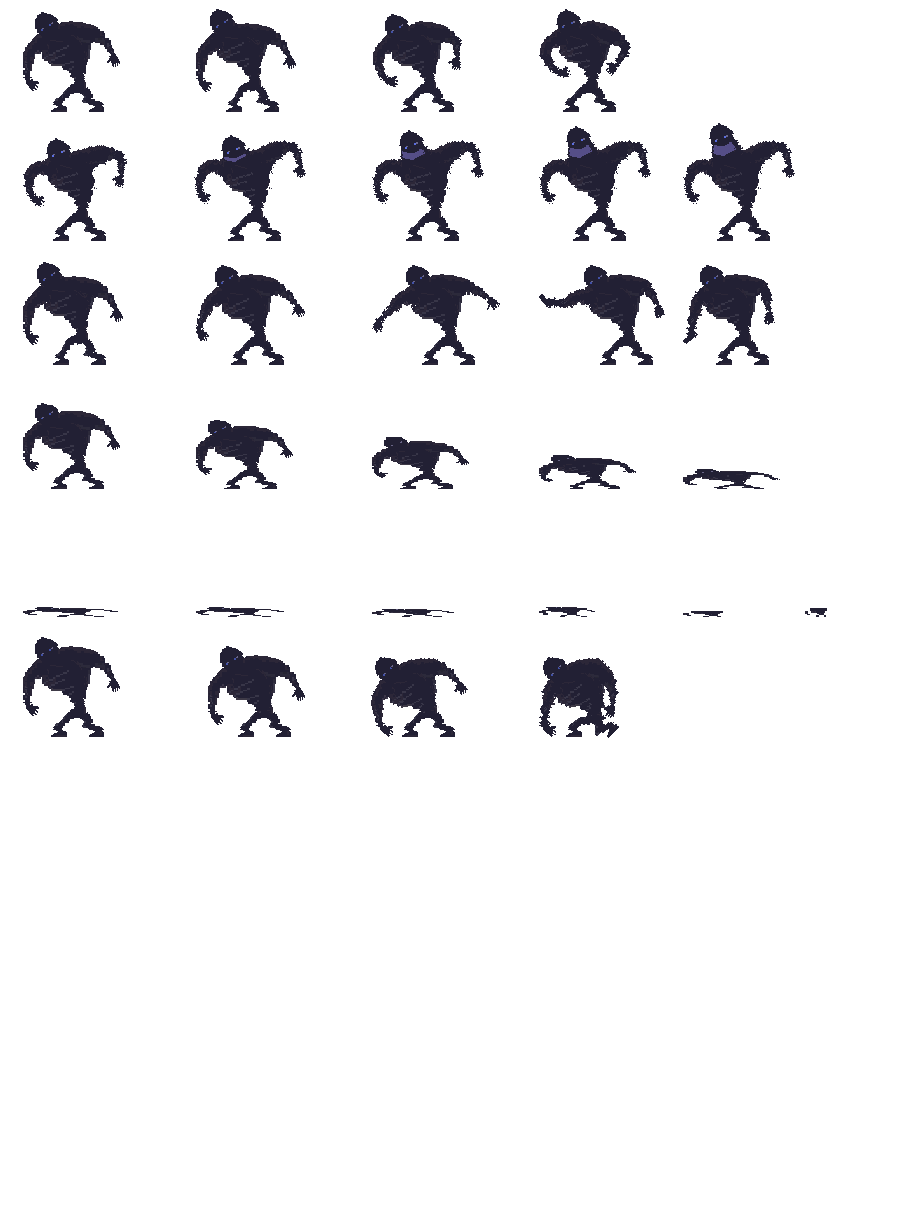
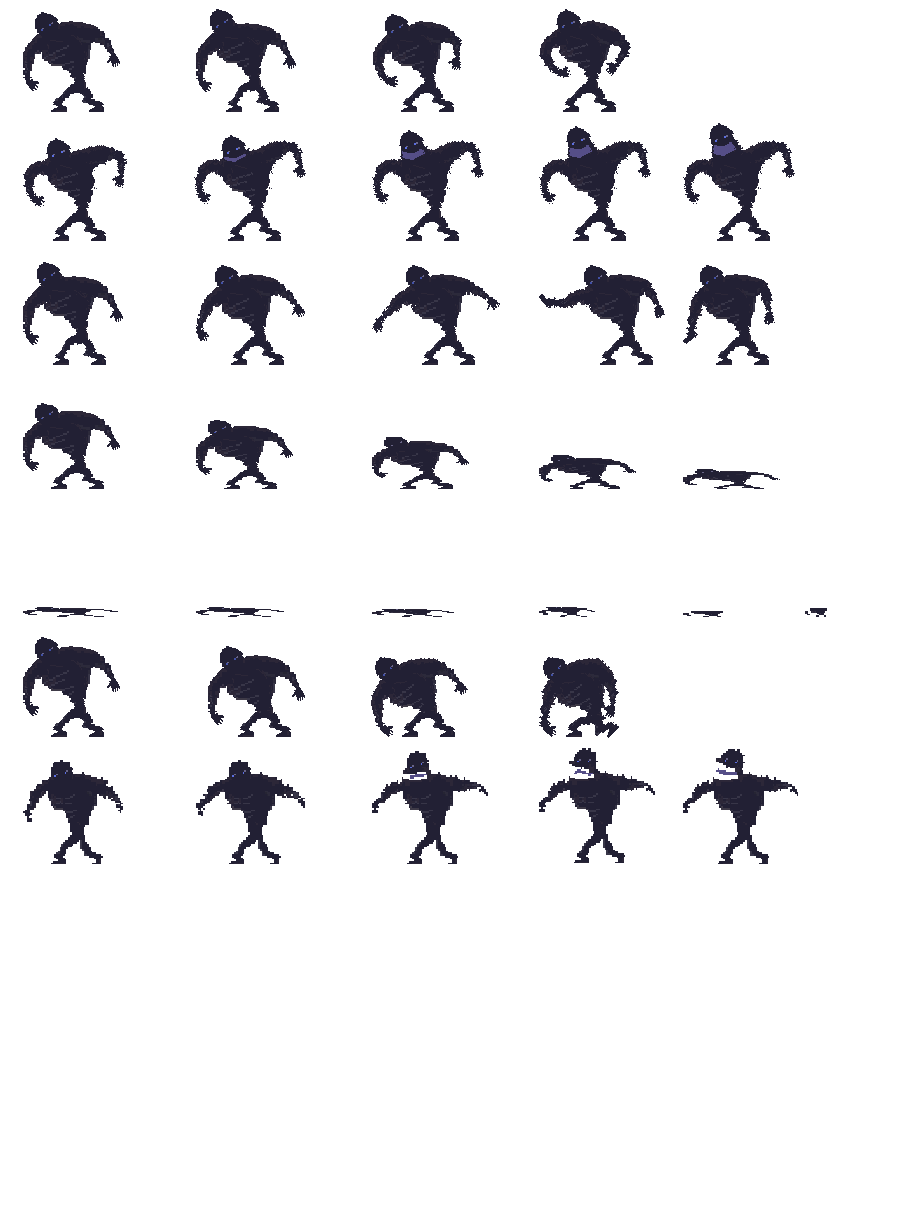
Layers edited between the first and the second 915x1225 image:
added layer "RoarAttack" above "OnOneKnee" over left=23, top=748, right=798, bottom=864
